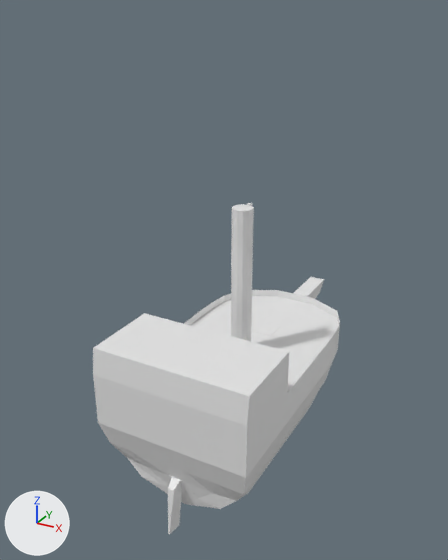
Two versions of the Blender file Boat5 point 7.blend, one commit apart.
Both versions are drawn from a 50 mm lens placed at (9.84, -19.54, 16.13), pointed at (-0.71, -0.36, 6.54). Lighting does not change. The marker at lower left points along +X, +Y and +Z.
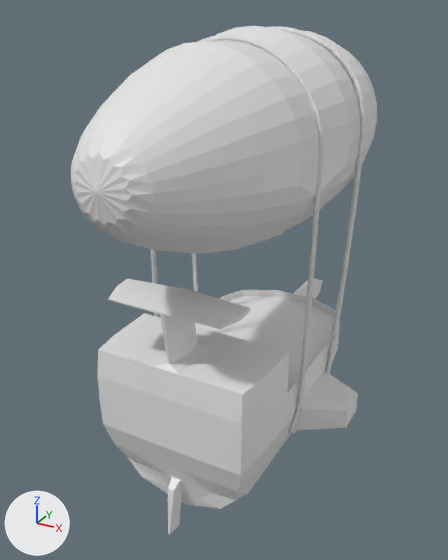
The change, as a diff of the scene's bpy script:
```diff
--- a/Boat5 point 7.blend.py
+++ b/Boat5 point 7.blend.py
@@ me_cube_002 @@
 # used by ob_cube_001; location = (0.0, 0.0, 0.0)
 # verts and faces of me_cube_002; kept vertices keep their numbers, new ones are numbered from 308
 # before: 262 (-0.36, 8.22, 3.5) at pixel (310, 276), 263 (0.36, 8.22, 3.5) at pixel (324, 279)
-me_cube_002.from_pydata(...)  # 308 vertices, 311 faces; spans x -2.98..2.98, y -5.76..8.22, z -1.29..5.5
+me_cube_002.from_pydata(...)  # 350 vertices, 357 faces; spans x -4.64..4.64, y -5.76..8.09, z -1.29..7.72
+# me_cube_002 part 1
+# 9 faces are deleted
+# 6 vertices in x 2.32..2.98, y -4.97..-3.5, z 0.73..5.5 move by (-0.03, 0.0, 0.0)
+# 6 vertices in x -2.98..-2.32, y -4.97..-3.5, z 0.73..5.5 move by (0.03, 0.0, 0.0)
+# 5 vertices in x 2.75..2.98, y -4.5, z 1.5..5.5 move by (-0.07, 0.0, 0.0)
+# 5 vertices in x -2.98..-2.75, y -4.5, z 1.5..5.5 move by (0.07, 0.0, 0.0)
+# 4 vertices in x -2.98..2.98, y -1.5..1.5, z 2.5 move by (0.0, 0.0, 0.07)
+# 4 vertices in x -2.95..2.95, y 2.5..3.5, z 2.5 move by (0.0, 0.0, 0.04)
+# 44 vertices move from x -2.98..2.98, y -5.62..2.89, z -0.6..5.5 to x -2.98..2.98, y -5.62..2.91, z -0.65..5.5
+# 42 vertices are added at x -4.64..4.64, y -5.6..0.62, z 1.75..7.72
+# 55 new faces join them
+# me_cube_002 part 2
+verts[262] = (-0.33, 8.09, 3.5)  # moved
+verts[263] = (0.33, 8.09, 3.5)  # moved, pixel (322, 280)
@@ ob_cylinder @@
 ob_cylinder.scale = (1.84, 1.84, 1.84)
-ob_cylinder.hide_set(True)
@@ ob_circle_003 @@
 _m = ob_circle_003.modifiers.new('Curve', 'CURVE')
 _m.deform_axis = 'POS_Z'
-ob_circle_003.hide_set(True)
@@ ob_cylinder_001 @@
 ob_cylinder_001.location = (0.0, -0.25, 5.0)
+ob_cylinder_001.hide_set(True)
```

What differs and where, as boxes [x1, y1, x2, y2] in the pictures (448 x 560 px; the box of a moved part takes in the faces that stretch with it):
'Cylinder', shown
    after: [71, 26, 377, 254]
'Cube.001', reshaped
    before: [93, 277, 340, 534]
    after: [97, 279, 358, 534]
'Circle.003', shown
    after: [151, 26, 366, 435]
'Cylinder.001', hidden
    before: [231, 204, 254, 341]
part 1 of me_cube_002, built on
    before: [93, 313, 340, 505]
    after: [97, 279, 358, 505]
part 2 of me_cube_002, moved or reshaped
    before: [293, 277, 324, 299]
    after: [293, 279, 323, 299]
